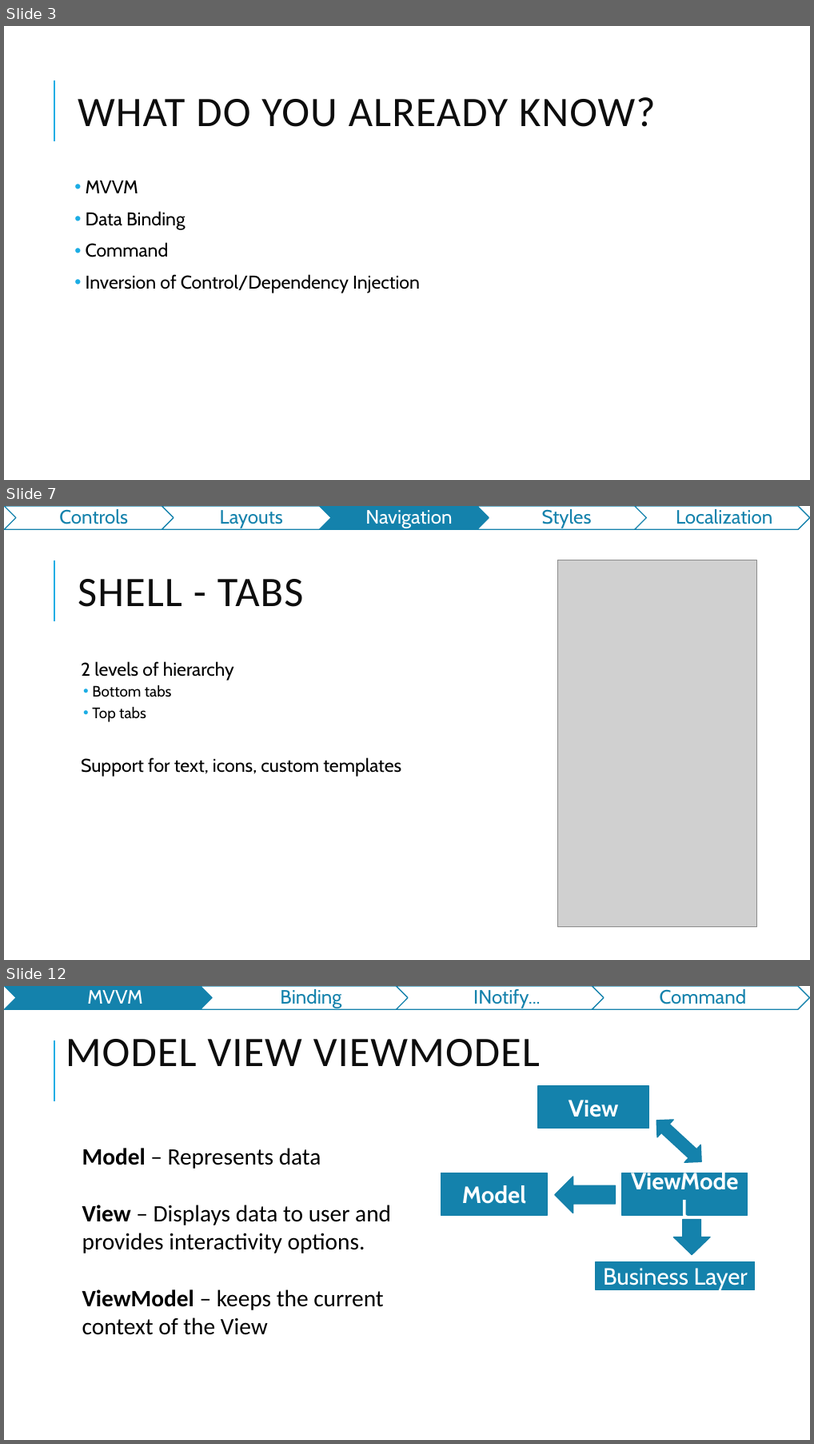
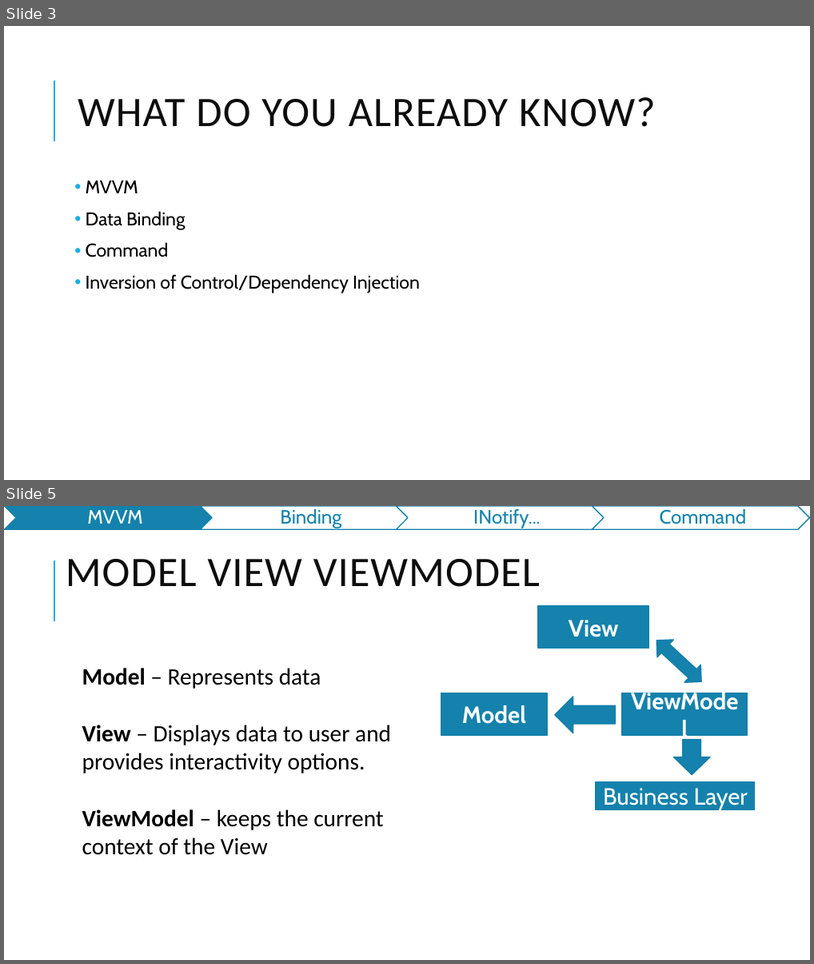
Before and after one commit to jasho/pv239-maui, a slide deck: 03_MVVM/PV239-Xamarin-03_MVVM.pptx. Shown one above the other, each under a label of ours: slides 3, 7 and 12 before the commit, slides 3 and 5 after it; the slides between them are not shown. The pictures are 814x1444 and 814x964 pixels, drawn with LibreOffice and Linux fonts; fonts in the diff are those of the drawing; grey boxes stand for pictures. Boxes give left, top, right and bottom in pixels: in the first picture for what was removed or moved away, otherwise in the second. Text is boxed around its words. In the diff, an @@ line names an element or a change of style, - is before the commit and + after.

```diff
--- a/03_MVVM/PV239-Xamarin-03_MVVM.pptx
+++ b/03_MVVM/PV239-Xamarin-03_MVVM.pptx
@@ slide 7 removed at (x1=4, y1=506, x2=810, y2=960), background #FFFFFF; not listed: 1 template element that a slide beside it also shows @@
@@ group removed at (x1=4, y1=506, x2=810, y2=529): 5 chevrons, 5 texts @@
-Controls
-Layouts
-Navigation
-Styles
-Localization
@@ picture removed at (x1=558, y1=560, x2=757, y2=927) @@
@@ title removed at (x1=78, y1=579, x2=304, y2=607) @@
-SHELL - TABS
@@ text removed at (x1=81, y1=661, x2=402, y2=776) @@
-  2 levels of hierarchy
-  • Bottom tabs
-  • Top tabs
-  Support for text, icons, custom templates
@@ what was slide 12 is now slide 5 @@
```
Also in this commit, not shown: 3 slides changed, 1 slide added, 6 other slides removed, 20 other files.
